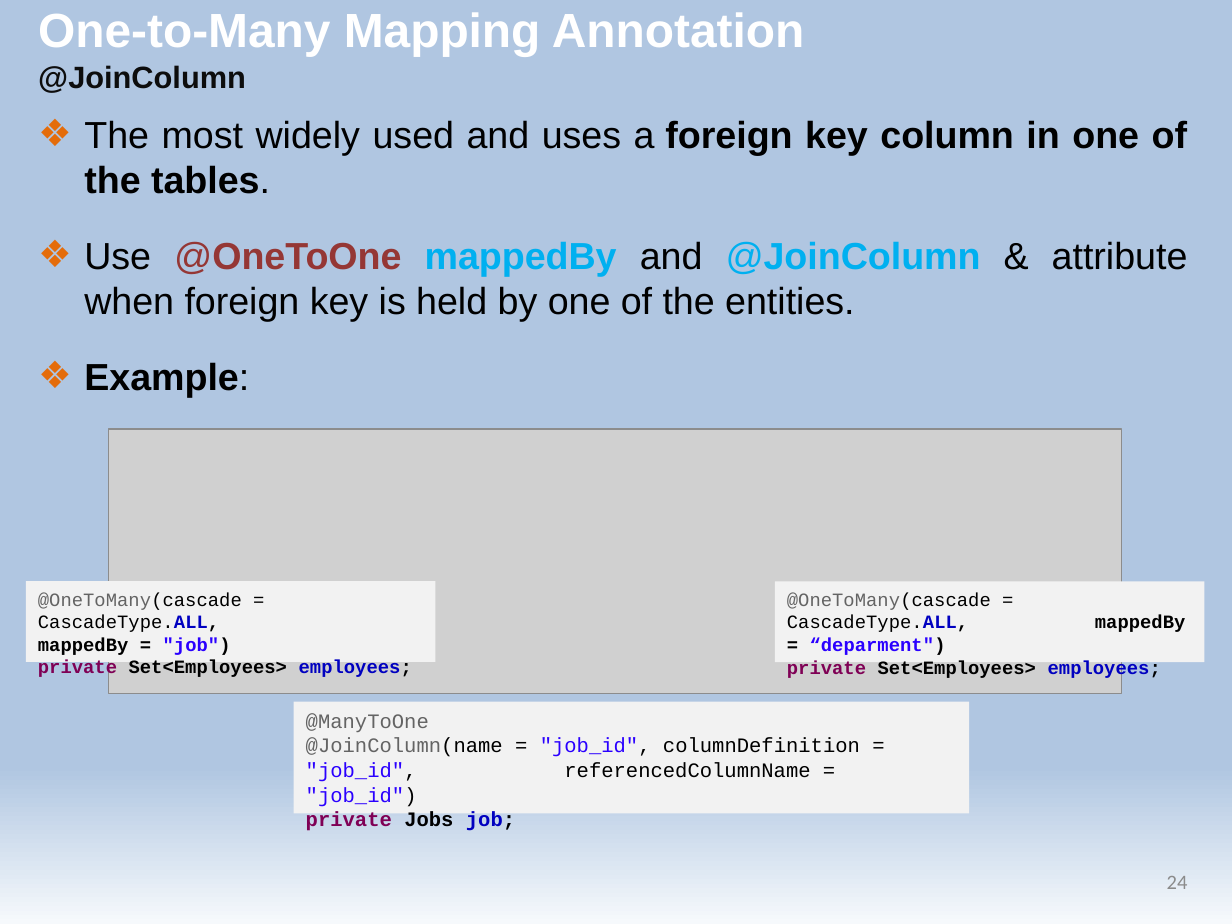
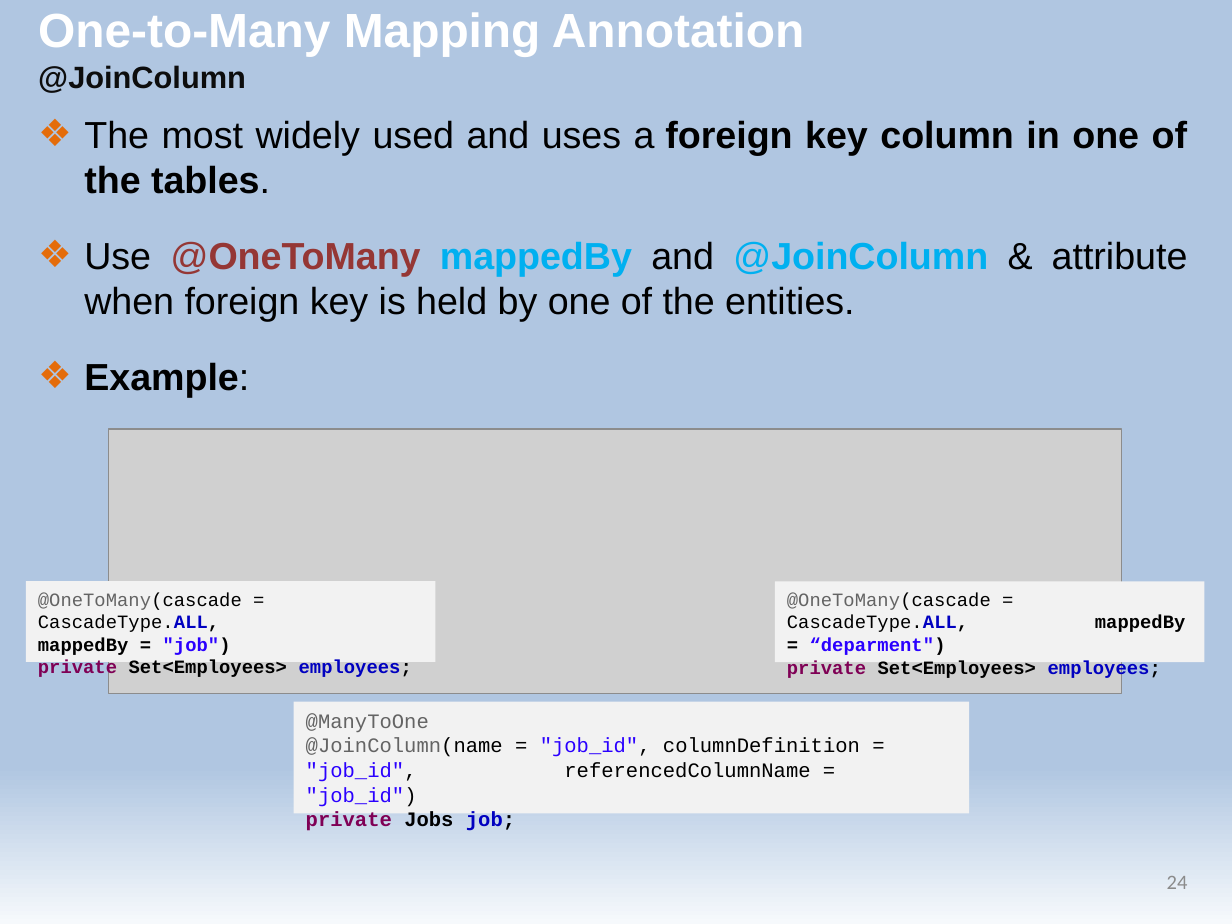
Before and after one commit to datnn1806/JavaBasic, a slide deck: slide 24 of B4/Unit02_Hibernate Mapping.pptx. Drawn at 1232x924 pixels with LibreOffice and Linux fonts; fonts in the diff are those of the drawing; grey boxes stand for pictures. Boxes give left, top, right and bottom in pixels: in the first picture for what was removed or moved away, otherwise in the second. Text is boxed around its words. In the diff, an @@ line names an element or a change of style, - is before the commit and + after.

```diff
--- a/B4/Unit02_Hibernate Mapping.pptx
+++ b/B4/Unit02_Hibernate Mapping.pptx
@@ text at [84, 241, 1188, 322]: text changed @@
-❖ Use @OneToOne mappedBy and @JoinColumn & attribute when foreign key is held by one of the entities.
+❖ Use @OneToMany mappedBy and @JoinColumn & attribute when foreign key is held by one of the entities.
```
Also in this commit, not shown: 1 other slide changed, 7 other files.
